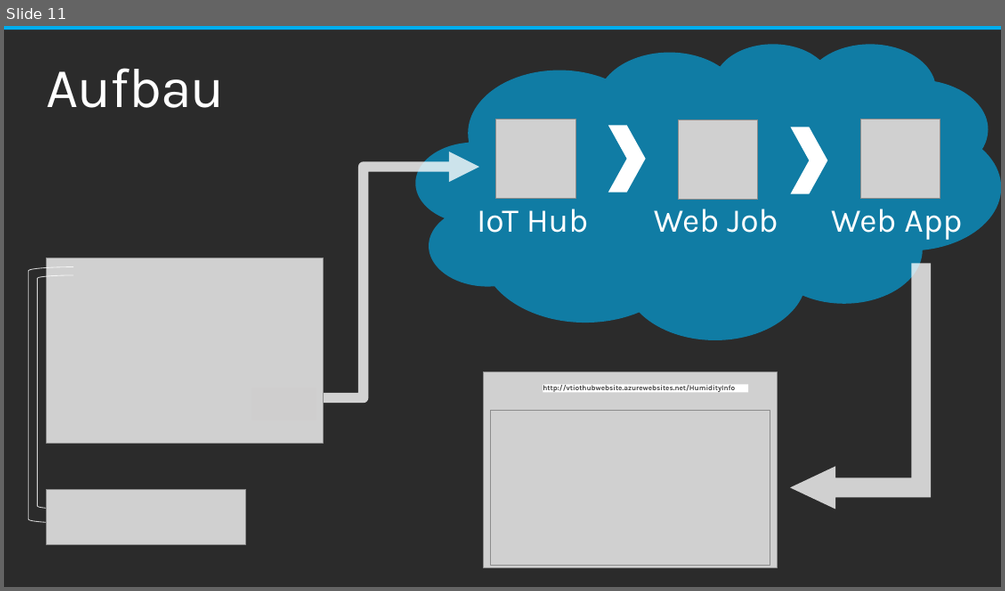
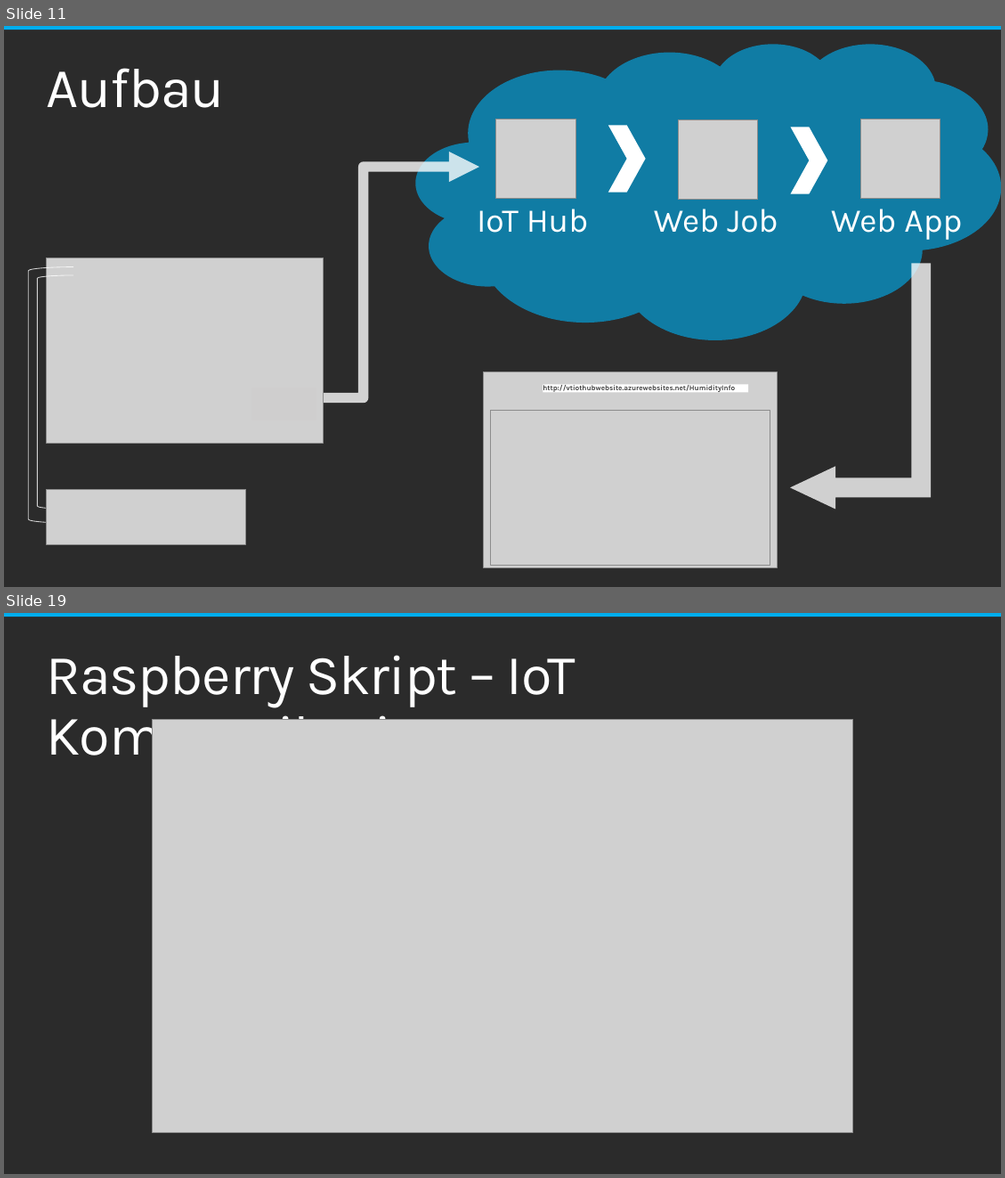
Before and after one commit to chriz239/VtIoTHub, a slide deck: Semesterprojekt_VT.pptx. Shown one above the other, each under a label of ours: slide 11 before the commit, slides 11 and 19 after it; the slides between them are not shown. The pictures are 1005x591 and 1005x1178 pixels, drawn with LibreOffice and Linux fonts; fonts in the diff are those of the drawing; grey boxes stand for pictures; background and template pictures are left out; a plain dark background stands for a picture behind light text. Boxes give left, top, right and bottom in pixels: in the first picture for what was removed or moved away, otherwise in the second. Text is boxed around its words. In the diff, an @@ line names an element or a change of style, - is before the commit and + after.

```diff
--- a/Semesterprojekt_VT.pptx
+++ b/Semesterprojekt_VT.pptx
@@ slide 19 added at (4,613,1001,1174), background picture (left out); not listed: 1 template element that a slide beside it also shows @@
@@ title added at (47,655,575,769), 54 pt, text #FFFFFF @@
+Raspberry Skript – IoT Kommunikation
@@ picture added at (152,719,853,1132) @@
```
Also in this commit, not shown: 2 slides changed, 5 other slides added.
